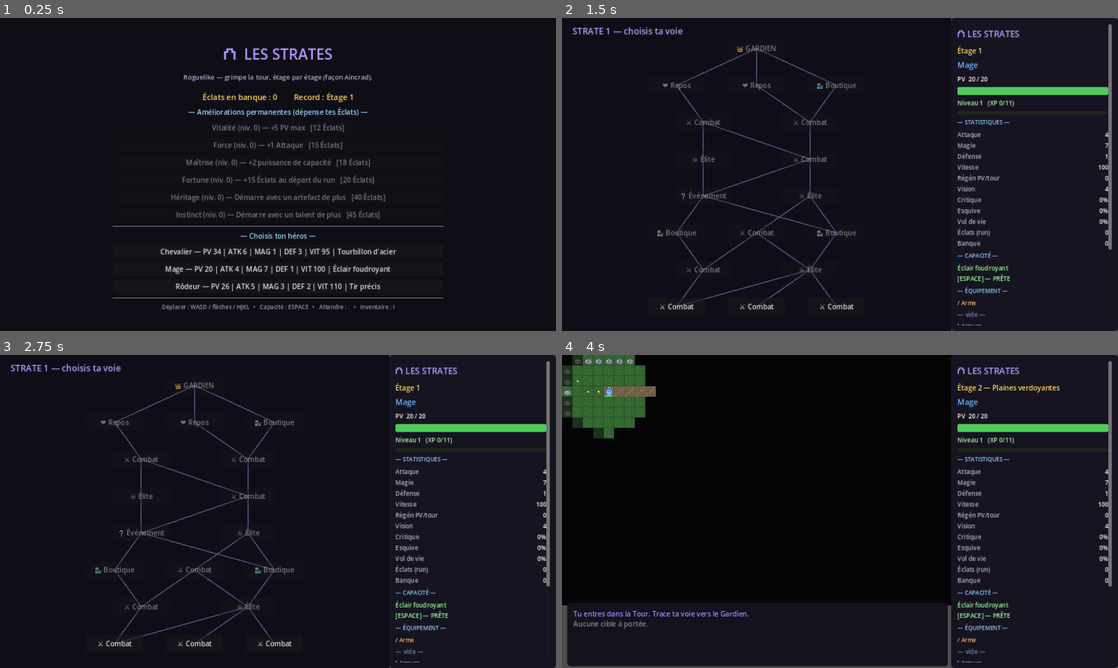
Above: before the commit, frames 1-4 (two rows, left to right).
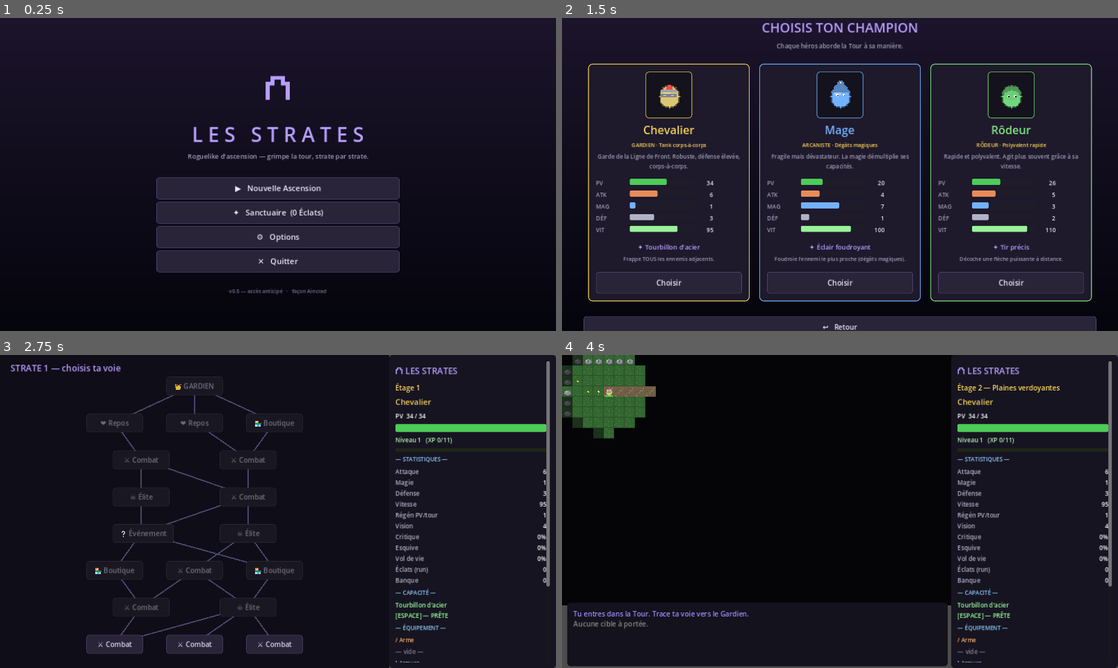
Above: after the commit, the same moments.

Repository: silversoulicious-lgtm/rpg-rogue-like-
Game: Godot game, scene res://scenes/Main.tscn
Same seed, same stepped clock (60 frames per second), same inputs: the game is played once before the commit and once after it.
Inputs (mouse positions are in pixels of both pictures, inside the frame that each line leads up to):
- Up to frame 1 (0.25 s): no input
- Up to frame 2 (1.5 s): click (840, 212) at 0.5 s, where only the run after the commit has a clickable "✦ Sanctuaire (0 Éclats)"; click (840, 262) at 1.25 s, where only the run after the commit has a clickable "▶ Choisir un héros"
- Up to frame 3 (2.75 s): click (105, 621) at 2 s, where only the run after the commit has a clickable "Choisir"
- Up to frame 4 (4 s): click "⚔ Combat" at 2.75 s; tap Enter at 3.5, 3.6 s; hold D from 3.53 s (still down); tap Space at 3.77 s; tap Keypad Enter at 3.8 s

The runs differ from the first frame. In frame 1, 16% of the frame differs, in the area x 20-80%, y 9-94%; in frame 2, 20%, in the area x 1-100%, y 0-100%; in frame 3, 3.3%; in frame 4, 0.3%.

Commit message:
Refonte des écrans de lancement (présentation professionnelle)
Sépare l'ancien HUB « méta » fourre-tout en écrans distincts et soignés,
conformes aux standards du jeu vidéo :

- Écran-titre : logo, sous-titre, menu (Nouvelle Ascension / Sanctuaire /
  Options / Quitter), record et version.
- Sélection du héros : une fiche par champion (portrait pixel-art, rôle,
  lore, jauges de stats, aperçu de la capacité).
- Sanctuaire : méta-progression isolée sur son propre écran.
- Fin de run : écran de mort dédié avec journal, menant au Sanctuaire ou
  au menu.
- Options : plein écran, rappel des commandes.

Socle visuel dans Ui.gd : boutons stylés (états survol/pressé/désactivé),
fond dégradé procédural, styles de carte et jauges de stat — réutilisés
partout pour un rendu homogène.

Navigation : nouveaux états TITLE / HERO_SELECT / META / GAMEOVER, méthodes
de flux dans Main.gd, et navigation clavier (Échap = retour).

Smoke test mis à jour (HUB -> GAMEOVER après la mort). Rendu vérifié par
captures Xvfb.

Co-Authored-By: Claude Opus 4.8 <noreply@anthropic.com>
Claude-Session: https://claude.ai/code/session_016MmELPHi3icS2421g6DP4C

Diff:
--- a/_smoketest.gd
+++ b/_smoketest.gd
@@ -30,7 +30,7 @@
 			main.player.hp = 1
 			main.run_shards = 7
 			main.game_over()
-			assert(main.state == main.State.HUB, "retour au hub après la mort")
+			assert(main.state == main.State.GAMEOVER, "écran de fin de run après la mort")
 			assert(GameState.shards == before + 7, "éclats banqués à la mort")
 		print("OK hero=%s state=%d banque=%d" % [hero, main.state, GameState.shards])
 
@@ -63,7 +63,7 @@
 	main.open_event()
 	assert(main.state == main.State.CHOICE, "événement ouvert")
 	main.resolve_event(0)
-	assert(main.state == main.State.MAP or main.state == main.State.HUB, "événement résolu")
+	assert(main.state == main.State.MAP or main.state == main.State.GAMEOVER, "événement résolu")
 	main.open_rest()
 	var atk_r = main.player.atk
 	main.rest_choice("train")
@@ -205,7 +205,7 @@
 	main.run_shards = 13
 	main.player.hp = 1
 	main.game_over()
-	assert(main.state == main.State.HUB, "retour au hub après la mort")
+	assert(main.state == main.State.GAMEOVER, "écran de fin de run après la mort")
 	assert(not GameState.last_run.is_empty(), "journal de run enregistré")
 	assert(int(GameState.last_run.get("kills", 0)) == 5 and int(GameState.last_run.get("best_hit", 0)) == 42, "journal: stats correctes")
 	assert(GameState.best_kills >= 5, "record d'ennemis vaincus mis à jour")
--- a/scripts/Hud.gd
+++ b/scripts/Hud.gd
@@ -7,6 +7,14 @@
 const VIEW := Vector2(1280, 720)
 const SIDEBAR_W := 384
 const LOG_H := 150
+const VERSION := "v0.5 — accès anticipé"
+
+# Rôle court par héros, affiché sur sa fiche de sélection.
+const HERO_ROLE := {
+	"knight": "GARDIEN · Tank corps-à-corps",
+	"mage": "ARCANISTE · Dégâts magiques",
+	"ranger": "RÔDEUR · Polyvalent rapide",
+}
 
 const STAT_ROWS := [
 	["atk", "Attaque"], ["magic", "Magie"], ["defense", "Défense"],
@@ -20,7 +28,8 @@
 # Noeuds
 var hud_layer: CanvasLayer
 var menu_layer: CanvasLayer
-var menu_content: VBoxContainer
+var menu_bg: TextureRect
+var menu_root: Control
 var overlay_layer: CanvasLayer
 var overlay_content: VBoxContainer
 var log_label: RichTextLabel
@@ -138,16 +147,55 @@
 	menu_layer = CanvasLayer.new()
 	menu_layer.layer = 2
 	add_child(menu_layer)
-	var dim := ColorRect.new()
-	dim.color = Color(0.05, 0.04, 0.08, 0.96)
-	dim.set_anchors_preset(Control.PRESET_FULL_RECT)
-	menu_layer.add_child(dim)
-	var center := CenterContainer.new()
-	center.set_anchors_preset(Control.PRESET_FULL_RECT)
-	menu_layer.add_child(center)
-	menu_content = Ui.vbox(9)
-	menu_content.custom_minimum_size = Vector2(760, 0)
-	center.add_child(menu_content)
+	menu_bg = Ui.gradient_bg(Color(0.11, 0.08, 0.17), Color(0.02, 0.02, 0.05))
+	menu_layer.add_child(menu_bg)
+	menu_root = Control.new()
+	menu_root.set_anchors_preset(Control.PRESET_FULL_RECT)
+	menu_layer.add_child(menu_root)
+
+## Vide le contenu du calque menu (les écrans se reconstruisent à chaque appel).
+func _menu_clear() -> void:
+	for c in menu_root.get_children():
+		menu_root.remove_child(c)
+		c.queue_free()
+
+## Colonne centrée pour un écran de menu. `scroll` enveloppe dans un défilement
+## vertical (écrans longs : sanctuaire, fin de run) ; sinon centrage parfait.
+func _menu_column(width: float = 720.0, scroll: bool = true) -> VBoxContainer:
+	_menu_clear()
+	var col := Ui.vbox(10)
+	col.custom_minimum_size = Vector2(width, 0)
+	if scroll:
+		var sc := ScrollContainer.new()
+		sc.set_anchors_preset(Control.PRESET_FULL_RECT)
+		sc.horizontal_scroll_mode = ScrollContainer.SCROLL_MODE_DISABLED
+		menu_root.add_child(sc)
+		var m := MarginContainer.new()
+		m.size_flags_horizontal = Control.SIZE_EXPAND_FILL
+		var side: int = int(max(40.0, (VIEW.x - width) / 2.0))
+		m.add_theme_constant_override("margin_left", side)
+		m.add_theme_constant_override("margin_right", side)
+		m.add_theme_constant_override("margin_top", 36)
+		m.add_theme_constant_override("margin_bottom", 36)
+		sc.add_child(m)
+		m.add_child(col)
+	else:
+		var cc := CenterContainer.new()
+		cc.set_anchors_preset(Control.PRESET_FULL_RECT)
+		menu_root.add_child(cc)
+		cc.add_child(col)
+	return col
+
+func _spacer(h: float) -> Control:
+	var c := Control.new()
+	c.custom_minimum_size = Vector2(0, h)
+	return c
+
+func _menu_show() -> void:
+	menu_layer.visible = true
+	hud_layer.visible = false
+	overlay_layer.visible = false
+	map_layer.visible = false
 
 func _build_overlay() -> void:
 	overlay_layer = CanvasLayer.new()
@@ -318,67 +366,204 @@
 	b2.pressed.connect(game.rest_choice.bind("train"))
 	overlay_content.add_child(b2)
 
-# --- Écran HUB ----------------------------------------------------------------
-func show_hub(death_summary: String) -> void:
-	menu_layer.visible = true
-	hud_layer.visible = false
-	for c in menu_content.get_children():
-		c.queue_free()
-
-	menu_content.add_child(Ui.label("⛫  LES STRATES", 34, Color(0.7, 0.6, 1.0), true))
-	menu_content.add_child(Ui.label("Roguelike — grimpe la tour, étage par étage (façon Aincrad).", 15, Color(0.7, 0.7, 0.8), true))
-	menu_content.add_child(HSeparator.new())
-	if death_summary != "":
-		menu_content.add_child(Ui.label(death_summary, 18, Color(1.0, 0.55, 0.45), true, true))
-		_build_run_journal()
-		menu_content.add_child(HSeparator.new())
-
-	menu_content.add_child(Ui.label("Éclats en banque : %d        Record : Étage %d" % [GameState.shards, GameState.best_floor], 18, Color(1.0, 0.85, 0.35), true))
-	menu_content.add_child(Ui.label("— Améliorations permanentes (dépense tes Éclats) —", 16, Color(0.6, 0.85, 1.0), true))
+# --- Écran-titre --------------------------------------------------------------
+func show_title() -> void:
+	_menu_show()
+	var col := _menu_column(560.0, false)
+	col.add_theme_constant_override("separation", 6)
+	col.add_child(Ui.label("⛫", 72, Ui.ACCENT_SOFT, true))
+	col.add_child(Ui.label("L E S   S T R A T E S", 46, Ui.ACCENT_SOFT, true))
+	col.add_child(Ui.label("Roguelike d'ascension — grimpe la tour, strate par strate.", 15, Ui.MUTED, true))
+	col.add_child(_spacer(26))
+
+	var play := Ui.menu_button("▶   Nouvelle Ascension", 360.0)
+	play.pressed.connect(game.open_hero_select)
+	col.add_child(play)
+	var sanct := Ui.menu_button("✦   Sanctuaire  (%d Éclats)" % GameState.shards, 360.0)
+	sanct.pressed.connect(game.open_meta)
+	col.add_child(sanct)
+	var opt := Ui.menu_button("⚙   Options", 360.0)
+	opt.pressed.connect(show_options)
+	col.add_child(opt)
+	var quit := Ui.menu_button("✕   Quitter", 360.0)
+	quit.pressed.connect(game.quit_game)
+	col.add_child(quit)
+
+	col.add_child(_spacer(22))
+	if GameState.best_floor > 1:
+		col.add_child(Ui.label("Record d'ascension : Strate atteinte à l'Étage %d" % GameState.best_floor, 13, Ui.GOLD, true))
+	col.add_child(Ui.label("%s   ·   façon Aincrad" % VERSION, 12, Color(0.45, 0.45, 0.55), true))
+
+# --- Sélection du héros (fiches détaillées) -----------------------------------
+func show_hero_select() -> void:
+	_menu_show()
+	var col := _menu_column(1180.0, false)
+	col.add_child(Ui.label("CHOISIS TON CHAMPION", 30, Ui.ACCENT_SOFT, true))
+	col.add_child(Ui.label("Chaque héros aborde la Tour à sa manière.", 14, Ui.MUTED, true))
+	col.add_child(_spacer(10))
+	var row := HBoxContainer.new()
+	row.add_theme_constant_override("separation", 22)
+	row.alignment = BoxContainer.ALIGNMENT_CENTER
+	col.add_child(row)
+	for hero_id in Data.HERO_ORDER:
+		row.add_child(_hero_card(hero_id))
+	col.add_child(_spacer(14))
+	var back := Ui.menu_button("↩   Retour", 240.0, 16)
+	back.pressed.connect(game.return_to_title)
+	col.add_child(back)
+
+func _hero_card(hero_id: String) -> Control:
+	var h: Dictionary = Data.HEROES[hero_id]
+	var hero_col: Color = h["color"]
+	var panel := PanelContainer.new()
+	panel.add_theme_stylebox_override("panel", Ui.card_style(Color(0.12, 0.10, 0.17), hero_col.darkened(0.1)))
+	var v := Ui.vbox(7)
+	v.custom_minimum_size = Vector2(336, 0)
+	panel.add_child(v)
+
+	var portrait := _hero_portrait(hero_id, hero_col)
+	if portrait != null:
+		v.add_child(portrait)
+	v.add_child(Ui.label(h["name"], 26, hero_col, true))
+	v.add_child(Ui.label(HERO_ROLE.get(hero_id, ""), 12, Ui.GOLD, true))
+	v.add_child(Ui.label(h["lore"], 13, Ui.MUTED, true, true, 300))
+	v.add_child(HSeparator.new())
+
+	var hp: int = int(h["max_hp"]) + GameState.bonus_hp()
+	var atk: int = int(h["atk"]) + GameState.bonus_atk()
+	v.add_child(Ui.stat_gauge("PV", hp, 60, Color(0.3, 0.8, 0.35), 150))
+	v.add_child(Ui.stat_gauge("ATK", atk, 14, Color(0.9, 0.55, 0.35), 150))
+	v.add_child(Ui.stat_gauge("MAG", int(h["magic"]), 12, Color(0.45, 0.7, 1.0), 150))
+	v.add_child(Ui.stat_gauge("DÉF", int(h["defense"]), 8, Color(0.7, 0.7, 0.78), 150))
+	v.add_child(Ui.stat_gauge("VIT", int(h["speed"]), 130, Color(0.6, 0.95, 0.6), 150))
+	v.add_child(HSeparator.new())
+
+	v.add_child(Ui.label("✦ " + h["ability_name"], 15, Ui.ACCENT_SOFT, true))
+	v.add_child(Ui.label(h["ability_desc"], 12, Ui.MUTED, true, true, 300))
+	v.add_child(_spacer(6))
+	var choose := Ui.menu_button("Choisir", 300.0, 17)
+	choose.pressed.connect(game.choose_hero.bind(hero_id))
+	v.add_child(choose)
+	return panel
+
+## Portrait pixel-art du héros (sprite agrandi, filtre voisin le plus proche).
+func _hero_portrait(hero_id: String, tint: Color) -> Control:
+	var path := "res://assets/%s.png" % hero_id
+	if not ResourceLoader.exists(path):
+		return null
+	var tex = load(path)
+	var holder := CenterContainer.new()
+	var frame := PanelContainer.new()
+	frame.add_theme_stylebox_override("panel", Ui.card_style(Color(0.08, 0.07, 0.11), tint.darkened(0.3), 8))
+	var tr := TextureRect.new()
+	tr.texture = tex
+	tr.custom_minimum_size = Vector2(72, 72)
+	tr.stretch_mode = TextureRect.STRETCH_KEEP_ASPECT_CENTERED
+	tr.texture_filter = CanvasItem.TEXTURE_FILTER_NEAREST
+	frame.add_child(tr)
+	holder.add_child(frame)
+	return holder
+
+# --- Sanctuaire (méta-progression entre les runs) -----------------------------
+func show_meta() -> void:
+	_menu_show()
+	var col := _menu_column(680.0, true)
+	col.add_child(Ui.label("✦  SANCTUAIRE", 32, Ui.ACCENT_SOFT, true))
+	col.add_child(Ui.label("Au pied de la Tour, dépense tes Éclats en bénédictions permanentes.", 14, Ui.MUTED, true))
+	col.add_child(_spacer(6))
+	col.add_child(Ui.label("Éclats en banque : %d        Record : Étage %d" % [GameState.shards, GameState.best_floor], 18, Ui.GOLD, true))
+	col.add_child(HSeparator.new())
+
 	for key in Data.UPGRADE_ORDER:
 		var lvl: int = GameState.upgrade_level(key)
 		var info: Dictionary = Data.UPGRADES[key]
 		var label_txt: String
 		if GameState.is_maxed(key):
-			label_txt = "%s (niv. %d) — %s   [MAX]" % [info["name"], lvl, info["desc"]]
+			label_txt = "%s  (niv. %d)  —  %s     ★ MAX" % [info["name"], lvl, info["desc"]]
 		else:
-			label_txt = "%s (niv. %d) — %s   [%d Éclats]" % [info["name"], lvl, info["desc"], Data.upgrade_cost(key, lvl)]
-		var btn := Ui.button(label_txt)
+			label_txt = "%s  (niv. %d)  —  %s     [%d Éclats]" % [info["name"], lvl, info["desc"], Data.upgrade_cost(key, lvl)]
+		var btn := Ui.button(label_txt, 46, 15)
 		btn.disabled = not GameState.can_afford(key)
 		btn.pressed.connect(_on_buy.bind(key))
-		menu_content.add_child(btn)
-
-	menu_content.add_child(HSeparator.new())
-	menu_content.add_child(Ui.label("— Choisis ton héros —", 16, Color(0.6, 0.85, 1.0), true))
-	for hero_id in Data.HERO_ORDER:
-		var h: Dictionary = Data.HEROES[hero_id]
-		var btn := Ui.button("%s — PV %d | ATK %d | MAG %d | DEF %d | VIT %d | %s" % [
-			h["name"], h["max_hp"] + GameState.bonus_hp(), h["atk"] + GameState.bonus_atk(),
-			h["magic"], h["defense"], h["speed"], h["ability_name"]])
-		btn.tooltip_text = h["lore"] + "\n" + h["ability_desc"]
-		btn.pressed.connect(game.choose_hero.bind(hero_id))
-		menu_content.add_child(btn)
-
-	menu_content.add_child(HSeparator.new())
-	menu_content.add_child(Ui.label("Déplacer : WASD / flèches / HJKL   •   Capacité : ESPACE   •   Attendre : .   •   Inventaire : I", 13, Color(0.6, 0.6, 0.7), true))
-
-## Journal récapitulatif du dernier run (affiché au hub après une mort).
-func _build_run_journal() -> void:
+		col.add_child(btn)
+
+	col.add_child(HSeparator.new())
+	var play := Ui.menu_button("▶   Choisir un héros", 360.0)
+	play.pressed.connect(game.open_hero_select)
+	col.add_child(play)
+	var back := Ui.menu_button("↩   Menu principal", 360.0, 16)
+	back.pressed.connect(game.return_to_title)
+	col.add_child(back)
+
+func _on_buy(key: String) -> void:
+	if GameState.buy_upgrade(key):
+		show_meta()
+
+# --- Écran de fin de run (mort) -----------------------------------------------
+func show_gameover(death_summary: String) -> void:
+	_menu_show()
+	var col := _menu_column(680.0, true)
+	col.add_child(Ui.label("💀  FIN DE L'ASCENSION", 30, Color(1.0, 0.5, 0.45), true))
+	if death_summary != "":
+		col.add_child(Ui.label(death_summary, 17, Color(1.0, 0.7, 0.6), true, true))
+	col.add_child(_spacer(6))
+	_build_run_journal(col)
+	col.add_child(HSeparator.new())
+	col.add_child(Ui.label("Tes Éclats ont rejoint la banque du Sanctuaire.", 14, Ui.GOLD, true))
+	col.add_child(_spacer(6))
+
+	var sanct := Ui.menu_button("✦   Améliorer au Sanctuaire", 360.0)
+	sanct.pressed.connect(game.open_meta)
+	col.add_child(sanct)
+	var again := Ui.menu_button("▶   Nouvelle Ascension", 360.0)
+	again.pressed.connect(game.open_hero_select)
+	col.add_child(again)
+	var title := Ui.menu_button("↩   Menu principal", 360.0, 16)
+	title.pressed.connect(game.return_to_title)
+	col.add_child(title)
+
+## Journal récapitulatif du dernier run, ajouté à la colonne `col` fournie.
+func _build_run_journal(col: VBoxContainer) -> void:
 	var r: Dictionary = GameState.last_run
 	if r.is_empty():
 		return
-	menu_content.add_child(Ui.label("— Journal du run —", 16, Color(0.6, 0.85, 1.0), true))
-	menu_content.add_child(Ui.label("Étage atteint : %d        Niveau : %d" % [int(r.get("floor", 1)), int(r.get("level", 1))], 15, Color(0.85, 0.85, 0.92), true))
-	menu_content.add_child(Ui.label("Ennemis vaincus : %d        Meilleur coup : %d" % [int(r.get("kills", 0)), int(r.get("best_hit", 0))], 15, Color(0.85, 0.85, 0.92), true))
-	menu_content.add_child(Ui.label("Éclats du run : %d   (ajoutés à la banque : %d)" % [int(r.get("shards", 0)), GameState.shards], 15, Color(1.0, 0.85, 0.35), true))
+	col.add_child(Ui.label("— Journal du run —", 16, Color(0.6, 0.85, 1.0), true))
+	col.add_child(Ui.label("Étage atteint : %d        Niveau : %d" % [int(r.get("floor", 1)), int(r.get("level", 1))], 15, Color(0.85, 0.85, 0.92), true))
+	col.add_child(Ui.label("Ennemis vaincus : %d        Meilleur coup : %d" % [int(r.get("kills", 0)), int(r.get("best_hit", 0))], 15, Color(0.85, 0.85, 0.92), true))
+	col.add_child(Ui.label("Éclats du run : %d   (banque : %d)" % [int(r.get("shards", 0)), GameState.shards], 15, Color(1.0, 0.85, 0.35), true))
 	var item_name: String = str(r.get("item", ""))
 	if item_name != "":
-		menu_content.add_child(Ui.label("Objet le plus marquant : %s" % item_name, 15, Color.html(str(r.get("item_color", "d2d2e0"))), true))
-	menu_content.add_child(Ui.label("Records — Étage %d · %d ennemis vaincus" % [GameState.best_floor, GameState.best_kills], 14, Color(0.7, 0.95, 0.7), true))
-
-func _on_buy(key: String) -> void:
-	if GameState.buy_upgrade(key):
-		show_hub("")
+		col.add_child(Ui.label("Objet le plus marquant : %s" % item_name, 15, Color.html(str(r.get("item_color", "d2d2e0"))), true))
+	col.add_child(Ui.label("Records — Étage %d · %d ennemis vaincus" % [GameState.best_floor, GameState.best_kills], 14, Color(0.7, 0.95, 0.7), true))
+
+# --- Options (overlay au-dessus du menu) --------------------------------------
+func show_options() -> void:
+	overlay_layer.visible = true
+	_overlay_clear()
+	_overlay_title("⚙  OPTIONS", Ui.ACCENT_SOFT)
+	var fs := Ui.button(_fullscreen_label(), 46, 17)
+	fs.pressed.connect(_toggle_fullscreen)
+	overlay_content.add_child(fs)
+	overlay_content.add_child(Ui.label("Volume musique / effets — à venir dans une prochaine mise à jour.", 13, Ui.MUTED))
+	overlay_content.add_child(HSeparator.new())
+	overlay_content.add_child(Ui.label("Commandes", 16, Color(0.6, 0.85, 1.0)))
+	overlay_content.add_child(Ui.label("Déplacer : WASD / flèches / HJKL    Capacité : ESPACE", 13, Ui.MUTED))
+	overlay_content.add_child(Ui.label("Attendre : .    Inventaire : I    Retour menu : Échap", 13, Ui.MUTED))
+	overlay_content.add_child(HSeparator.new())
+	var back := Ui.button("Retour", 44, 16)
+	back.pressed.connect(hide_overlay)
+	overlay_content.add_child(back)
+
+func _fullscreen_label() -> String:
+	var mode := DisplayServer.window_get_mode()
+	var on: bool = mode == DisplayServer.WINDOW_MODE_FULLSCREEN or mode == DisplayServer.WINDOW_MODE_EXCLUSIVE_FULLSCREEN
+	return "Plein écran : %s" % ("ACTIVÉ" if on else "désactivé")
+
+func _toggle_fullscreen() -> void:
+	var mode := DisplayServer.window_get_mode()
+	var on: bool = mode == DisplayServer.WINDOW_MODE_FULLSCREEN or mode == DisplayServer.WINDOW_MODE_EXCLUSIVE_FULLSCREEN
+	DisplayServer.window_set_mode(DisplayServer.WINDOW_MODE_WINDOWED if on else DisplayServer.WINDOW_MODE_FULLSCREEN)
+	show_options()
 
 # --- Overlay : montée de niveau ----------------------------------------------
 func show_levelup(level: int) -> void:
--- a/scripts/Main.gd
+++ b/scripts/Main.gd
@@ -3,12 +3,12 @@
 ## à Hud (scripts/Hud.gd). "Les Strates" — roguelike d'ascension de tour.
 extends Node2D
 
-enum State { HUB, MAP, PLAYING, CHOICE, LEVELUP, INVENTORY, DEAD }
+enum State { TITLE, HERO_SELECT, META, MAP, PLAYING, CHOICE, LEVELUP, INVENTORY, GAMEOVER }
 
 const MAX_LOG := 8
 const INV_CAP := 16
 
-var state: int = State.HUB
+var state: int = State.TITLE
 var rng := RandomNumberGenerator.new()
 
 # Run en cours
@@ -49,12 +49,26 @@
 	add_child(hud)
 	hud.setup(self)
 	map_view.view_size = hud.play_area()
-	return_to_hub("")
+	return_to_title()
 
 # --- Flux d'écrans ------------------------------------------------------------
-func return_to_hub(summary: String) -> void:
-	state = State.HUB
-	hud.show_hub(summary)
+## Écran-titre (point d'entrée du jeu).
+func return_to_title() -> void:
+	state = State.TITLE
+	hud.show_title()
+
+## Écran de sélection du héros (fiches détaillées).
+func open_hero_select() -> void:
+	state = State.HERO_SELECT
+	hud.show_hero_select()
+
+## Sanctuaire : méta-progression entre les runs.
+func open_meta() -> void:
+	state = State.META
+	hud.show_meta()
+
+func quit_game() -> void:
+	get_tree().quit()
 
 func choose_hero(hero_id: String) -> void:
 	GameState.last_hero = hero_id
@@ -331,6 +345,15 @@
 	if state == State.INVENTORY:
 		if k == KEY_I or k == KEY_ESCAPE:
 			close_inventory()
+		return
+	# Navigation clavier dans les écrans de menu (Échap = revenir en arrière).
+	if state == State.HERO_SELECT or state == State.META:
+		if k == KEY_ESCAPE:
+			return_to_title()
+		return
+	if state == State.GAMEOVER:
+		if k == KEY_ESCAPE or k == KEY_ENTER or k == KEY_KP_ENTER:
+			return_to_title()
 		return
 	if state != State.PLAYING:
 		return
@@ -823,7 +846,8 @@
 	}
 	GameState.add_shards(run_shards)
 	GameState.record_run(stats)
-	return_to_hub("💀 Tu es tombé à l'Étage %d (niveau %d)." % [floor_num, player.level])
+	state = State.GAMEOVER
+	hud.show_gameover("Tu es tombé à l'Étage %d (niveau %d)." % [floor_num, player.level])
 
 # --- Montée de niveau & talents -----------------------------------------------
 func xp_to_next(level: int) -> int:
--- a/scripts/Ui.gd
+++ b/scripts/Ui.gd
@@ -1,7 +1,16 @@
 ## Fabrique de widgets : centralise la création des Label/Button/styles
 ## pour éviter le boilerplate répété (add_theme_*_override partout).
+## Inclut la charte visuelle des écrans de menu (boutons stylés, fond dégradé,
+## cartes) pour une présentation homogène et soignée.
 class_name Ui
 extends RefCounted
+
+# --- Palette de la charte « Les Strates » -------------------------------------
+const ACCENT := Color(0.62, 0.52, 1.0)        # violet mystique (identité)
+const ACCENT_SOFT := Color(0.72, 0.62, 1.0)
+const GOLD := Color(1.0, 0.85, 0.35)
+const INK := Color(0.92, 0.92, 0.98)
+const MUTED := Color(0.62, 0.62, 0.72)
 
 static func label(text: String = "", size: int = 14, color: Color = Color.WHITE,
 		center: bool = false, wrap: bool = false, min_w: float = 0.0) -> Label:
@@ -17,14 +26,47 @@
 		l.custom_minimum_size = Vector2(min_w, 0)
 	return l
 
-static func button(text: String = "", min_h: float = 0.0, size: int = 0) -> Button:
+## Bouton standard, désormais habillé d'un StyleBox à états (normal/survol/
+## pressé/désactivé) pour un rendu cohérent et « fini » dans tout le jeu.
+static func button(text: String = "", min_h: float = 0.0, size: int = 0, min_w: float = 0.0) -> Button:
 	var b := Button.new()
 	b.text = text
 	if size > 0:
 		b.add_theme_font_size_override("font_size", size)
-	if min_h > 0.0:
-		b.custom_minimum_size = Vector2(0, min_h)
+	var mw: float = min_w
+	var mh: float = min_h
+	if mw > 0.0 or mh > 0.0:
+		b.custom_minimum_size = Vector2(mw, mh)
+	_style_button(b)
 	return b
+
+## Bouton de menu : large, généreux, pour les écrans de lancement.
+static func menu_button(text: String = "", width: float = 420.0, font: int = 18) -> Button:
+	var b := button(text, 50.0, font, width)
+	return b
+
+static func _style_button(b: Button) -> void:
+	b.add_theme_stylebox_override("normal", _btn_box(Color(0.16, 0.14, 0.22), Color(0.34, 0.30, 0.50)))
+	b.add_theme_stylebox_override("hover", _btn_box(Color(0.25, 0.21, 0.36), ACCENT))
+	b.add_theme_stylebox_override("pressed", _btn_box(Color(0.12, 0.10, 0.18), ACCENT_SOFT))
+	b.add_theme_stylebox_override("disabled", _btn_box(Color(0.10, 0.09, 0.13), Color(0.18, 0.16, 0.22)))
+	b.add_theme_stylebox_override("focus", _btn_box(Color(0.25, 0.21, 0.36), ACCENT))
+	b.add_theme_color_override("font_color", INK)
+	b.add_theme_color_override("font_hover_color", Color(1, 1, 1))
+	b.add_theme_color_override("font_pressed_color", ACCENT_SOFT)
+	b.add_theme_color_override("font_disabled_color", Color(0.45, 0.43, 0.50))
+
+static func _btn_box(bg: Color, border: Color) -> StyleBoxFlat:
+	var s := StyleBoxFlat.new()
+	s.bg_color = bg
+	s.set_corner_radius_all(6)
+	s.set_border_width_all(1)
+	s.border_color = border
+	s.content_margin_left = 16
+	s.content_margin_right = 16
+	s.content_margin_top = 10
+	s.content_margin_bottom = 10
+	return s
 
 static func vbox(separation: int = 6) -> VBoxContainer:
 	var b := VBoxContainer.new()
@@ -36,6 +78,16 @@
 	s.bg_color = bg
 	s.set_corner_radius_all(8)
 	s.set_content_margin_all(14)
+	return s
+
+## Style de « carte » (sélection de héros, panneaux d'écran) : fond + liseré.
+static func card_style(bg: Color, border: Color, radius: int = 10) -> StyleBoxFlat:
+	var s := StyleBoxFlat.new()
+	s.bg_color = bg
+	s.set_corner_radius_all(radius)
+	s.set_border_width_all(2)
+	s.border_color = border
+	s.set_content_margin_all(18)
 	return s
 
 static func bar_style(bg: Color, radius: int = 4) -> StyleBoxFlat:
@@ -51,3 +103,41 @@
 	b.add_theme_stylebox_override("fill", bar_style(fill, radius))
 	b.add_theme_stylebox_override("background", bar_style(back, radius))
 	return b
+
+## Petite barre de stat (libellé + jauge remplie selon value/max) pour les fiches.
+static func stat_gauge(name: String, value: int, vmax: int, fill: Color, width: float = 200.0) -> Control:
+	var row := HBoxContainer.new()
+	row.add_theme_constant_override("separation", 8)
+	var lbl := label(name, 13, MUTED)
+	lbl.custom_minimum_size = Vector2(70, 0)
+	row.add_child(lbl)
+	var bar := progress_bar(14, fill, Color(0.12, 0.11, 0.16), 3)
+	bar.custom_minimum_size = Vector2(width, 14)
+	bar.max_value = max(1, vmax)
+	bar.value = clampi(value, 0, vmax)
+	row.add_child(bar)
+	var val := label(str(value), 13, INK)
+	val.custom_minimum_size = Vector2(34, 0)
+	val.horizontal_alignment = HORIZONTAL_ALIGNMENT_RIGHT
+	row.add_child(val)
+	return row
+
+## Fond plein écran en dégradé vertical (procédural, sans fichier d'asset).
+static func gradient_bg(top: Color, bottom: Color) -> TextureRect:
+	var grad := Gradient.new()
+	grad.set_color(0, top)
+	grad.set_color(1, bottom)
+	var tex := GradientTexture2D.new()
+	tex.gradient = grad
+	tex.fill = GradientTexture2D.FILL_LINEAR
+	tex.fill_from = Vector2(0.5, 0.0)
+	tex.fill_to = Vector2(0.5, 1.0)
+	tex.width = 8
+	tex.height = 256
+	var rect := TextureRect.new()
+	rect.texture = tex
+	rect.expand_mode = TextureRect.EXPAND_IGNORE_SIZE
+	rect.stretch_mode = TextureRect.STRETCH_SCALE
+	rect.set_anchors_preset(Control.PRESET_FULL_RECT)
+	rect.mouse_filter = Control.MOUSE_FILTER_IGNORE
+	return rect
